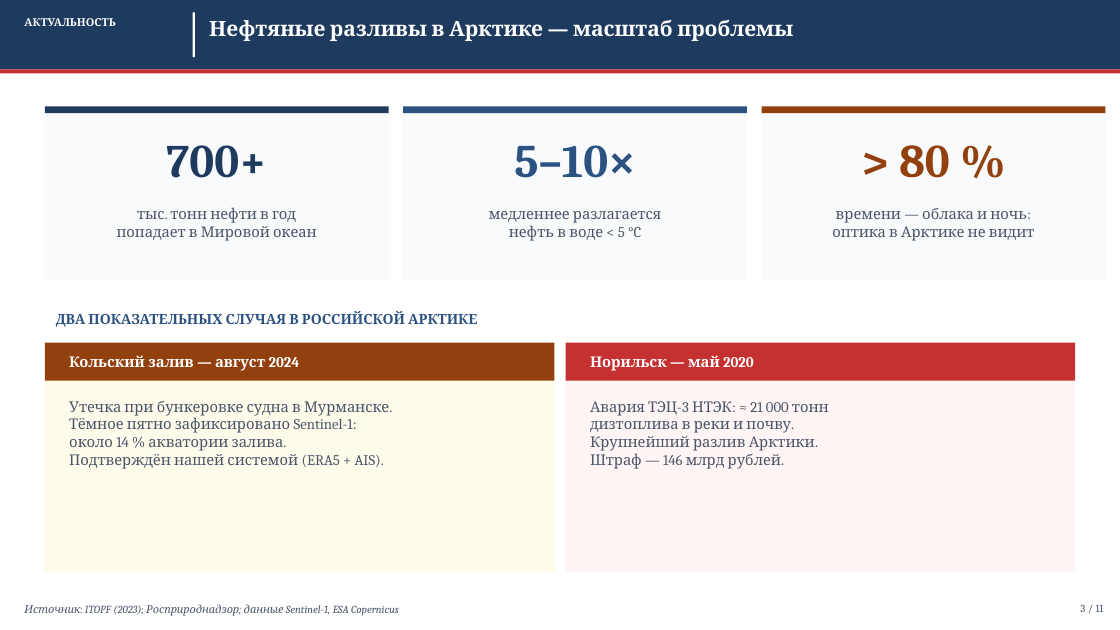
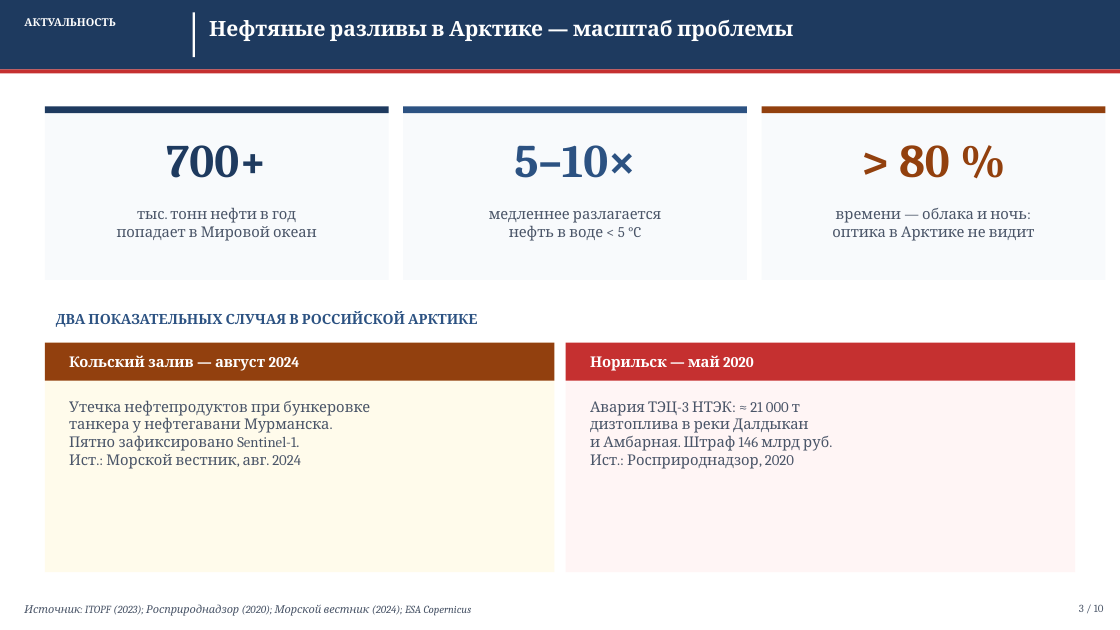
Before and after one commit to Confucius-hub/spbu_db_hw, a slide deck: slide 3 of thesis/presentation/Презентация_ВКР_2026.pptx. Drawn at 1120x630 pixels with LibreOffice and Linux fonts; fonts in the diff are those of the drawing. Boxes give left, top, right and bottom in pixels: in the first picture for what was removed or moved away, otherwise in the second. Text is boxed around its words. In the diff, an @@ line names an element or a change of style, - is before the commit and + after.

```diff
--- a/thesis/presentation/Презентация_ВКР_2026.pptx
+++ b/thesis/presentation/Презентация_ВКР_2026.pptx
@@ text at bbox=[69, 400, 370, 469]: text changed @@
-Утечка при бункеровке судна в Мурманске.
-Тёмное пятно зафиксировано Sentinel-1:
-около 14 % акватории залива.
-Подтверждён нашей системой (ERA5 + AIS).
+Утечка нефтепродуктов при бункеровке
+танкера у нефтегавани Мурманска.
+Пятно зафиксировано Sentinel-1.
+Ист.: Морской вестник, авг. 2024
@@ text at bbox=[590, 401, 829, 469]: text changed @@
-Авария ТЭЦ-3 НТЭК: ≈ 21 000 тонн
-дизтоплива в реки и почву.
-Крупнейший разлив Арктики.
-Штраф — 146 млрд рублей.
+Авария ТЭЦ-3 НТЭК: ≈ 21 000 т
+дизтоплива в реки Далдыкан
+и Амбарная. Штраф 146 млрд руб.
+Ист.: Росприроднадзор, 2020
@@ text at bbox=[24, 604, 472, 616]: text changed @@
-Источник: ITOPF (2023); Росприроднадзор; данные Sentinel-1, ESA Copernicus
+Источник: ITOPF (2023); Росприроднадзор (2020); Морской вестник (2024); ESA Copernicus
@@ text at bbox=[1079, 604, 1104, 612]: text changed @@
-3 / 11
+3 / 10
```
Also in this commit, not shown: 8 other slides changed, 1 slide added, 2 slides removed, 17 other files.
